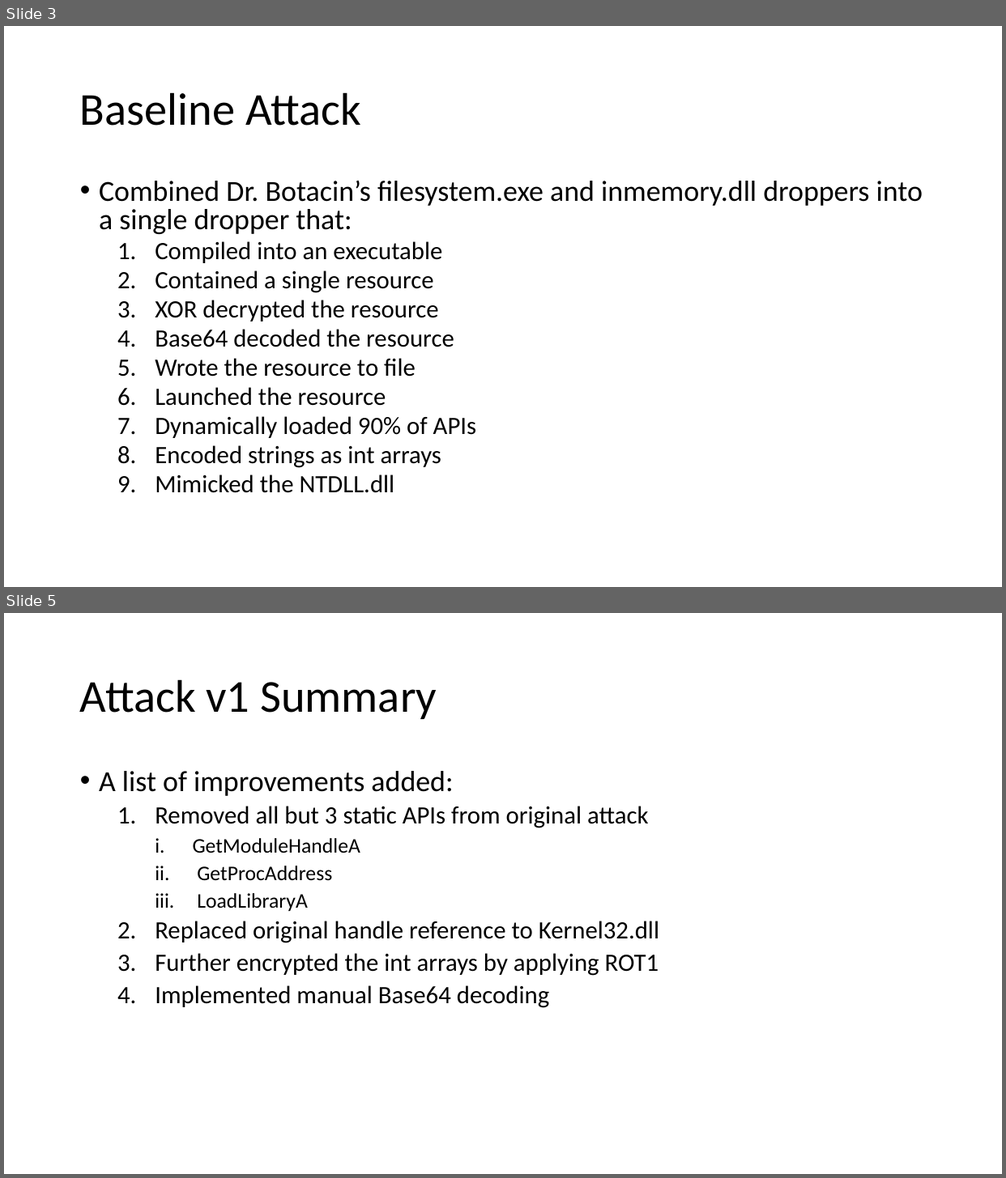
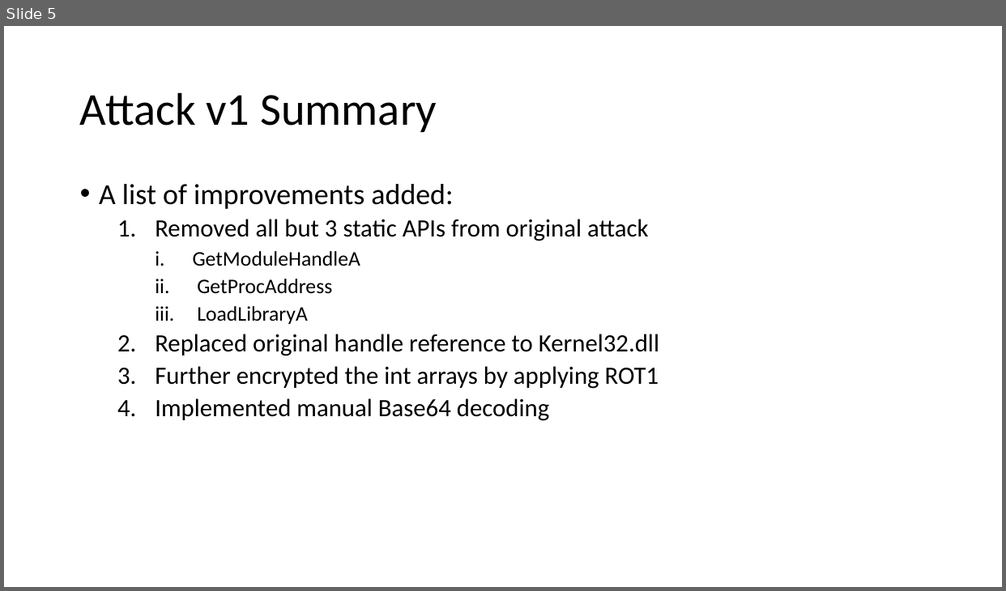
Before and after one commit to jgmuir/CSCE689_Team, a slide deck: defender/DefenderSlides.pptx. Shown one above the other, each under a label of ours: slides 3 and 5 before the commit, slide 5 after it; the slides between them are not shown. The pictures are 1006x1178 and 1006x591 pixels, drawn with LibreOffice and Linux fonts; fonts in the diff are those of the drawing. Boxes give left, top, right and bottom in pixels: in the first picture for what was removed or moved away, otherwise in the second. Text is boxed around its words. In the diff, an @@ line names an element or a change of style, - is before the commit and + after.

```diff
--- a/defender/DefenderSlides.pptx
+++ b/defender/DefenderSlides.pptx
@@ slide 3 removed at bbox=[4, 26, 1002, 587], background #FFFFFF @@
@@ title removed at bbox=[80, 92, 361, 126] @@
-Baseline Attack
@@ text removed at bbox=[99, 181, 923, 493] @@
-• Combined Dr. Botacin’s filesystem.exe and inmemory.dll droppers into a single dropper that:
-  1. Compiled into an executable
-  2. Contained a single resource
-  3. XOR decrypted the resource
-  4. Base64 decoded the resource
-  5. Wrote the resource to file
-  6. Launched the resource
-  7. Dynamically loaded 90% of APIs
-  8. Encoded strings as int arrays
-  9. Mimicked the NTDLL.dll
```
Also in this commit, not shown: 2 slides changed, 2 slides added, 1 other slide removed, 53 other files.
